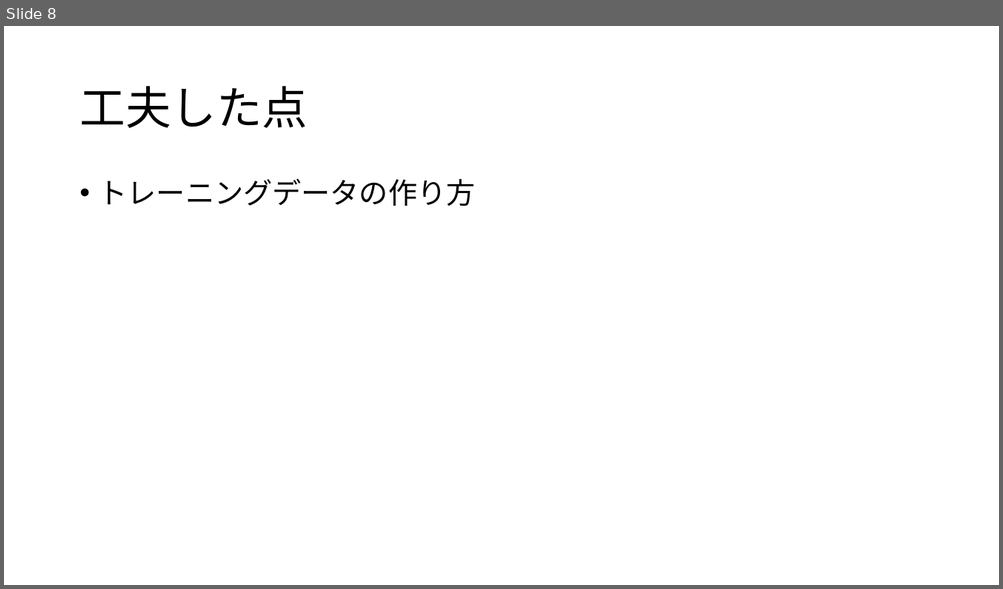
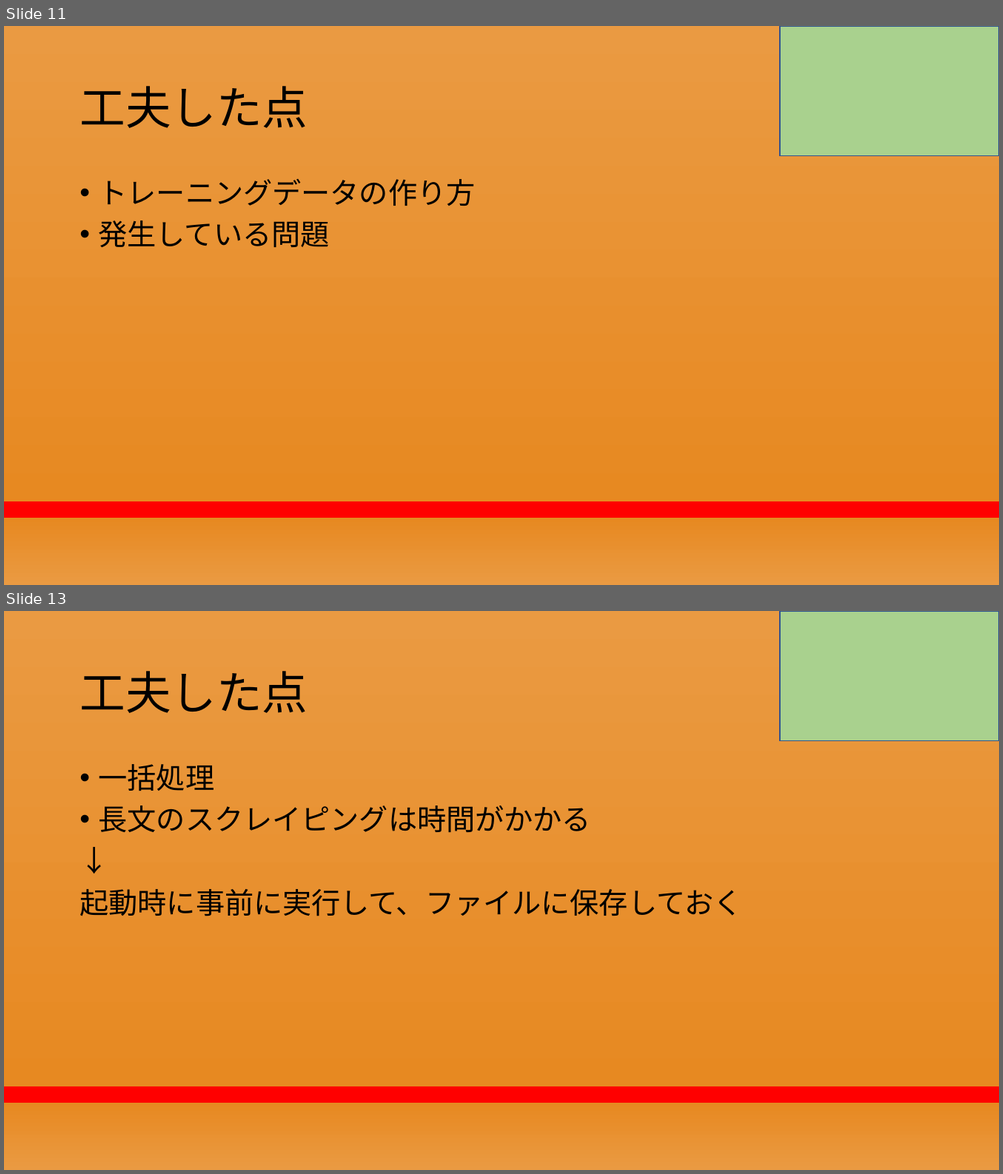
Before and after one commit to RikiishiSuzunosuke/AIspeaker_yosie, a slide deck: presentation/第二回プレゼン_アウトライン.pptx. Shown one above the other, each under a label of ours: slide 8 before the commit, slides 11 and 13 after it; the slides between them are not shown. The pictures are 1003x589 and 1003x1174 pixels, drawn with LibreOffice and Linux fonts; fonts in the diff are those of the drawing. Boxes give left, top, right and bottom in pixels: in the first picture for what was removed or moved away, otherwise in the second. Text is boxed around its words. In the diff, an @@ line names an element or a change of style, - is before the commit and + after.

```diff
--- a/presentation/第二回プレゼン_アウトライン.pptx
+++ b/presentation/第二回プレゼン_アウトライン.pptx
@@ slide 13 added at (4, 611, 999, 1170), background gradient #EA9A42 to #E78921 to #FF0000 @@
@@ rectangle added at (780, 611, 999, 741), fill #A9D18E, outline #325491 1 pt @@
@@ title added at (79, 671, 307, 713), 44 pt, text #000000 @@
+工夫した点
@@ text added at (79, 764, 742, 917), 28 pt, text #000000 @@
+• 一括処理
+• 長文のスクレイピングは時間がかかる
+↓
+起動時に事前に実行して、ファイルに保存しておく
@@ what was slide 8 is now slide 11 @@
@@ slide 11 changed as well @@
@@ background #FFFFFF to gradient #EA9A42 to #E78921 to #FF0000 @@
@@ rectangle added at (780, 26, 999, 156), fill #A9D18E, outline #325491 1 pt @@
@@ text at (99, 221, 330, 247): paragraph added @@
+• 発生している問題
```
Also in this commit, not shown: 7 other slides changed, 11 other slides added, 6 slides removed, 33 other files.
